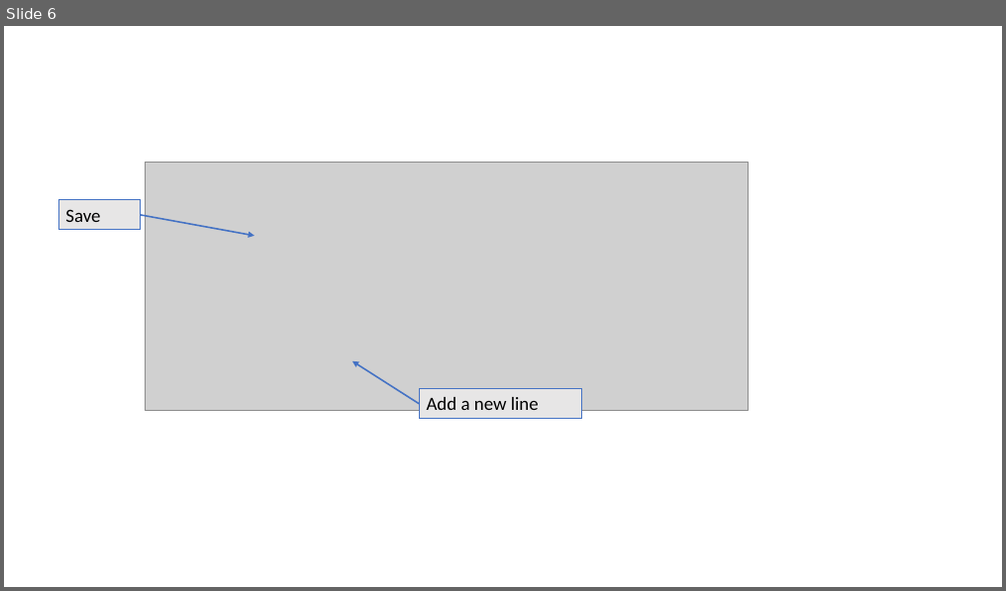
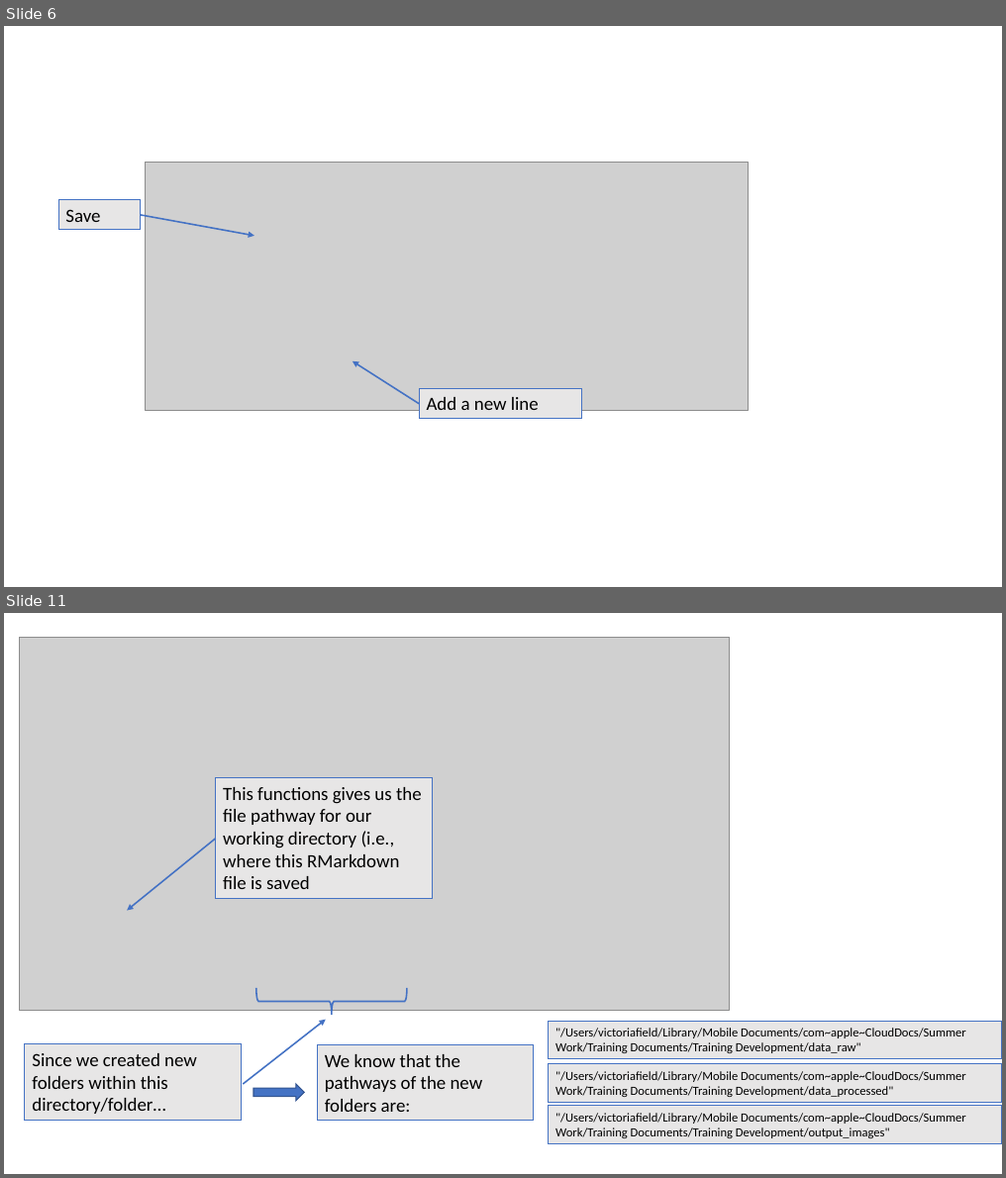
Before and after one commit to vgfield/Training-Development, a slide deck: Version Control.pptx. Shown one above the other, each under a label of ours: slide 6 before the commit, slides 6 and 11 after it; the slides between them are not shown. The pictures are 1006x591 and 1006x1178 pixels, drawn with LibreOffice and Linux fonts; fonts in the diff are those of the drawing; grey boxes stand for pictures. Boxes give left, top, right and bottom in pixels: in the first picture for what was removed or moved away, otherwise in the second. Text is boxed around its words. In the diff, an @@ line names an element or a change of style, - is before the commit and + after.

Commit message:
Upload raw data to GitHub

```diff
--- a/Version Control.pptx
+++ b/Version Control.pptx
@@ slide 11 added at (x1=4, y1=613, x2=1002, y2=1174), background #FFFFFF @@
@@ picture added at (x1=20, y1=637, x2=731, y2=1011) @@
@@ rectangle added at (x1=216, y1=777, x2=433, y2=899), fill #E7E6E6, outline #4472C4 0.75 pt, 18 pt, text #000000 @@
+This functions gives us the file pathway for our working directory (i.e., where this RMarkdown file is saved
@@ arrow added from (216, 839) to (127, 911), #4472C4 1.5 pt @@
@@ left brace added at (x1=256, y1=988, x2=407, y2=1015), outline #4472C4 1.5 pt @@
@@ arrow added from (243, 1084) to (326, 1020), #4472C4 1.5 pt @@
@@ rectangle added at (x1=548, y1=1022, x2=1002, y2=1059), fill #E7E6E6, outline #4472C4 0.75 pt, 12 pt, text #000000 @@
+"/Users/victoriafield/Library/Mobile Documents/com~apple~CloudDocs/Summer Work/Training Documents/Training Development/data_raw"
@@ rectangle added at (x1=25, y1=1045, x2=242, y2=1121), fill #E7E6E6, outline #4472C4 0.75 pt, 18 pt, text #000000 @@
+Since we created new folders within this directory/folder…
@@ rectangle added at (x1=318, y1=1045, x2=534, y2=1121), fill #E7E6E6, outline #4472C4 0.75 pt, 18 pt, text #000000 @@
+We know that the pathways of the new folders are:
@@ right arrow added at (x1=253, y1=1084, x2=304, y2=1101), fill #4472C4, outline #325491 1 pt @@
@@ rectangle added at (x1=548, y1=1064, x2=1002, y2=1102), fill #E7E6E6, outline #4472C4 0.75 pt, 12 pt, text #000000 @@
+"/Users/victoriafield/Library/Mobile Documents/com~apple~CloudDocs/Summer Work/Training Documents/Training Development/data_processed"
@@ rectangle added at (x1=548, y1=1106, x2=1002, y2=1144), fill #E7E6E6, outline #4472C4 0.75 pt, 12 pt, text #000000 @@
+"/Users/victoriafield/Library/Mobile Documents/com~apple~CloudDocs/Summer Work/Training Documents/Training Development/output_images"
```
Also in this commit, not shown: 7 other slides added, 3 other files.
